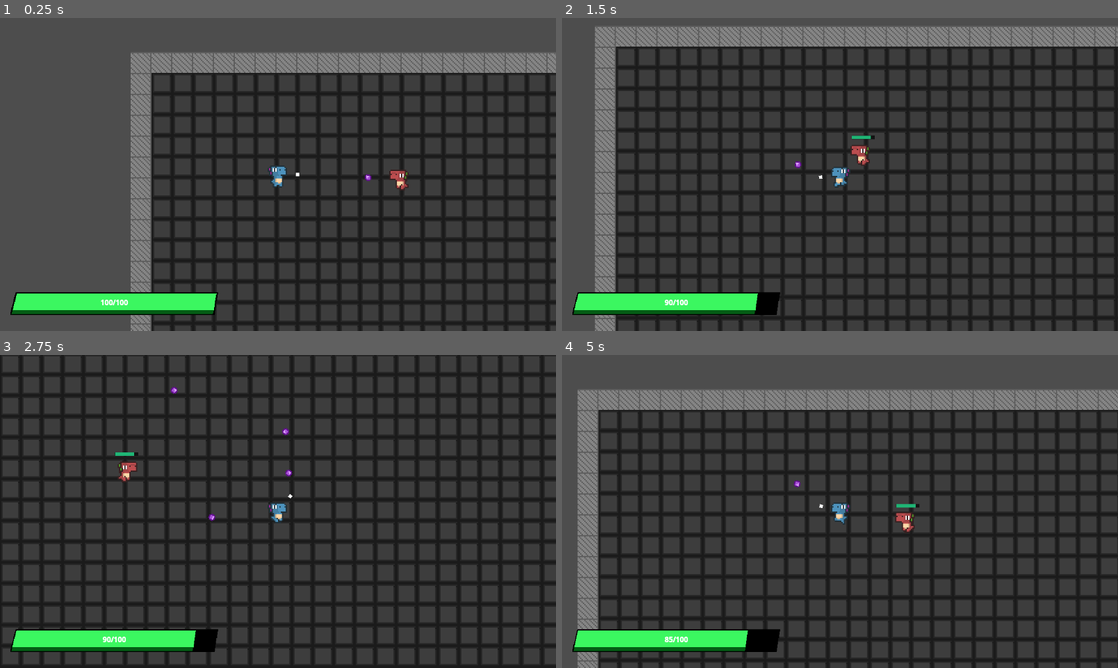
Above: before the commit, frames 1-4 (two rows, left to right).
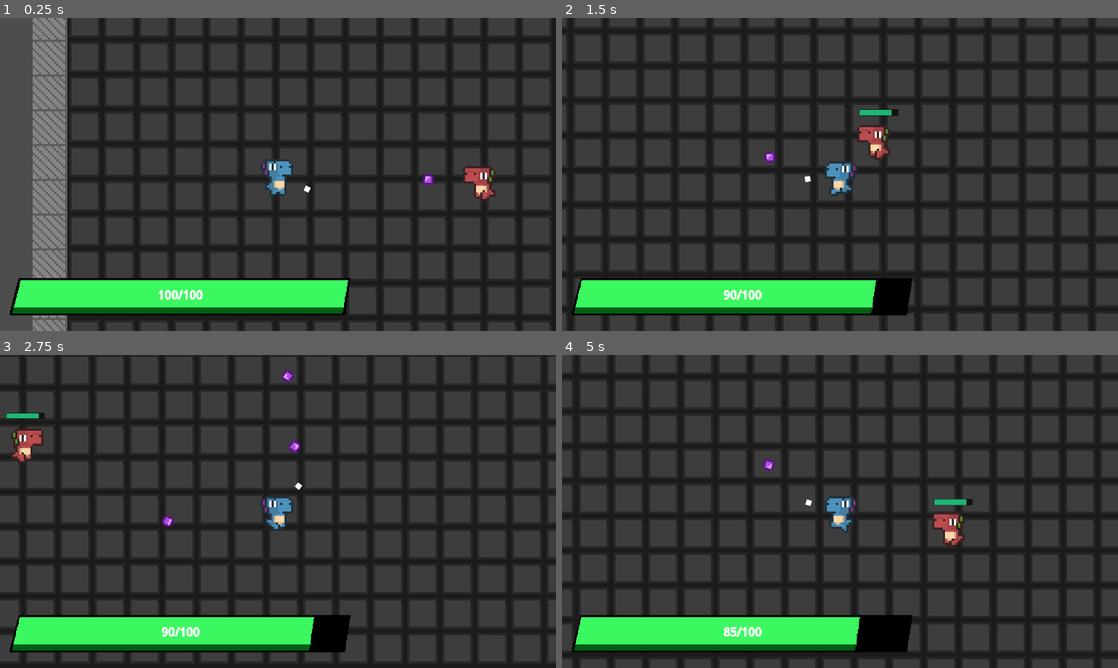
Above: after the commit, the same moments.

Repository: lopezmseb/neon-requiem
Game: Godot game, scene res://Scripts/test.tscn
Two runs of this game, one before a commit and one after it. Both use one fixed random seed, a clock stepped at 60 frames per second and the inputs below.
Inputs (mouse positions are in pixels of both pictures, inside the frame that each line leads up to):
- Up to frame 1 (0.25 s): no input
- Up to frame 2 (1.5 s): move the mouse to (962, 158) at 0.52 s; press the mouse at (962, 158) at 0.53 s; hold D (right) 0.53-1.28 s; move the mouse to (728, 190) at 1.27 s; release the mouse at (728, 190) at 1.28 s; hold S (down) from 1.28 s (still down); click (728, 190) at 1.35 s
- Up to frame 3 (2.75 s): move the mouse to (333, 442) at 2.02 s; release S (down) at 2.03 s; press the mouse at (333, 442) at 2.03 s; hold D (right) from 2.03 s (still down); tap Space (dash) at 2.1 s
- Up to frame 4 (5 s): move the mouse to (812, 574) at 2.77 s; release D (right) at 2.78 s; release the mouse at (812, 574) at 2.78 s; hold W (up) 2.78-3.53 s; click (812, 574) at 2.85 s; move the mouse to (1006, 558) at 3.52 s; press the mouse at (1006, 558) at 3.53 s; hold A (left) from 3.53 s (still down); move the mouse to (673, 464) at 4.27 s; release the mouse at (673, 464) at 4.28 s; tap Space (dash) at 4.35 s; click (673, 464) at 4.55 s

The runs differ from the first frame. In frame 1, 42% of the frame differs, in the area x 1-100%, y 0-100%; in frame 2, 41%; in frame 3, 31%; in frame 4, 44%, in the area x 0-100%, y 0-100%.

Commit message:
Bazaar Day Changes

Diff:
--- a/Neon Requiem/Scripts/Enemy/EnemySpawner.gd
+++ b/Neon Requiem/Scripts/Enemy/EnemySpawner.gd
@@ -8,7 +8,7 @@
 
 func _ready():
 	var origin = spawnArea.get_transform().get_origin()
-	var size = spawnArea.shape.extents * 2
+	var size = spawnArea.shape.extents
 
 	for i in range(0, numOfEnemies):
 		var instance: CharacterBody2D = enemyScene.instantiate()
@@ -16,5 +16,5 @@
 		var randomPositionX = randf_range(origin.x, origin.x + size.x)
 		var randomPositionY = randf_range(origin.y, origin.y + size.y)
 		instance.position = Vector2(randomPositionX, randomPositionY)
-
+		instance.z_index = 99
 		add_child(instance)
--- a/Neon Requiem/Scripts/Player/Player.gd
+++ b/Neon Requiem/Scripts/Player/Player.gd
@@ -1,4 +1,5 @@
 extends CharacterBody2D
+class_name Player
 
 const speed = 100
 const dashSpeed: float = 50
--- /dev/null
+++ b/Neon Requiem/Scripts/ReloadScene.gd
@@ -0,0 +1,7 @@
+extends Button
+
+
+
+
+func _on_pressed():
+	get_tree().reload_current_scene()
--- a/Neon Requiem/Scripts/Stats/HealthComponent.gd
+++ b/Neon Requiem/Scripts/Stats/HealthComponent.gd
@@ -9,7 +9,12 @@
 
 	# If health == 0 or lower, destroy the object.
 	if(currentHealth <= 0):
-		get_parent().queue_free()
+		var parent = get_parent()
+
+		if(parent is Player):
+			get_tree().reload_current_scene()
+		else:
+			parent.queue_free()
 
 func calcMaxHealth():
 	# Here we will run all health upgrades when implemented
--- /dev/null
+++ b/Neon Requiem/Scripts/UI/PauseScene.gd
@@ -0,0 +1,5 @@
+extends Button
+
+
+func _on_pressed():
+	get_tree().paused = !get_tree().paused
--- a/Neon Requiem/Scripts/test.tscn
+++ b/Neon Requiem/Scripts/test.tscn
@@ -195,7 +195,7 @@
 position = Vector2(113, 93)
 
 [node name="Camera2D" type="Camera2D" parent="Player"]
-zoom = Vector2(3, 3)
+zoom = Vector2(5, 5)
 
 [node name="BaseEnemy" parent="." instance=ExtResource("3_akghi")]
 position = Vector2(217, 101)
@@ -208,6 +208,7 @@
 disabled = true
 
 [node name="CanvasLayer" type="CanvasLayer" parent="."]
+process_mode = 3
 
 [node name="PlayerHealthBar" parent="CanvasLayer" instance=ExtResource("4_x8xie")]
 anchors_preset = 2
@@ -219,4 +220,5 @@
 offset_bottom = -38.0
 grow_horizontal = 1
 grow_vertical = 0
+scale = Vector2(1.64, 1.64)
 size_flags_horizontal = 0
